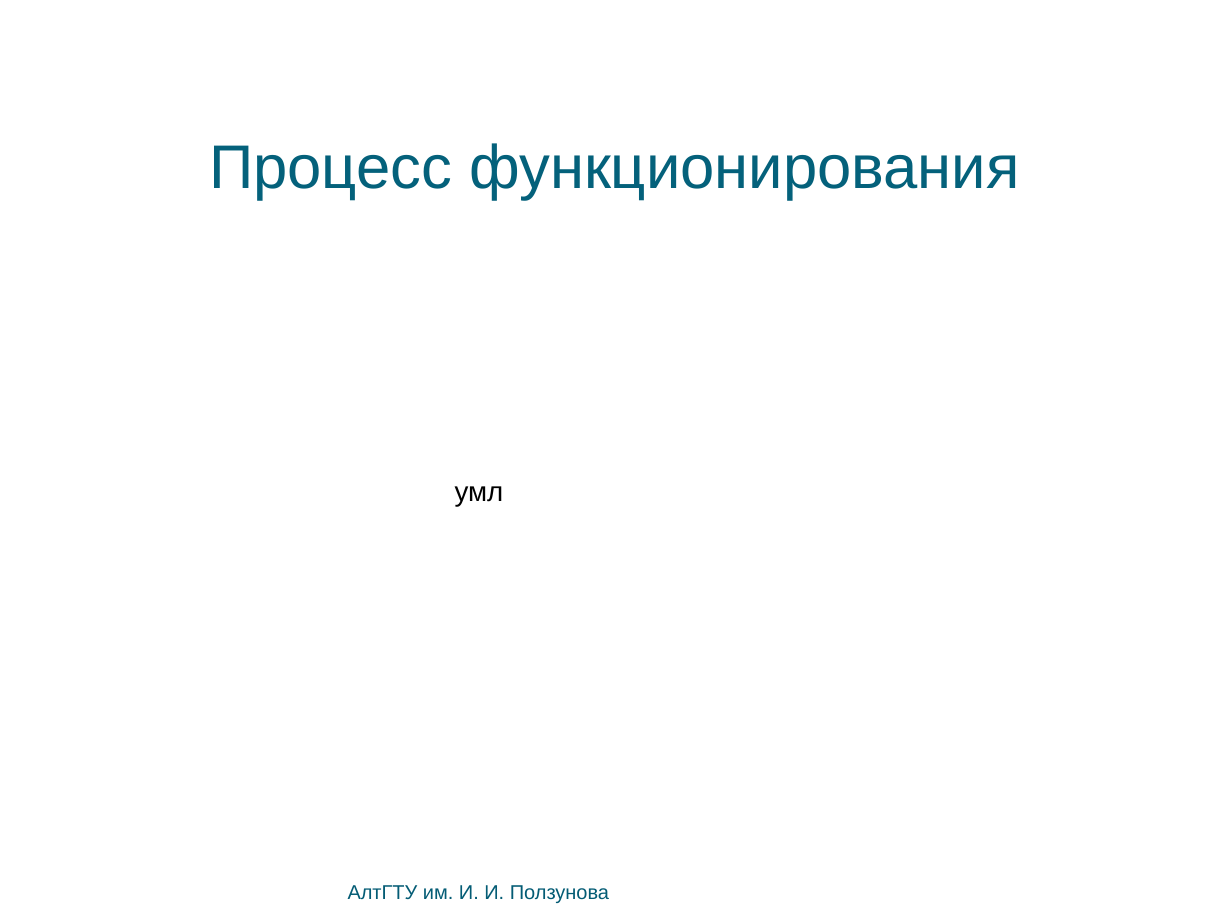
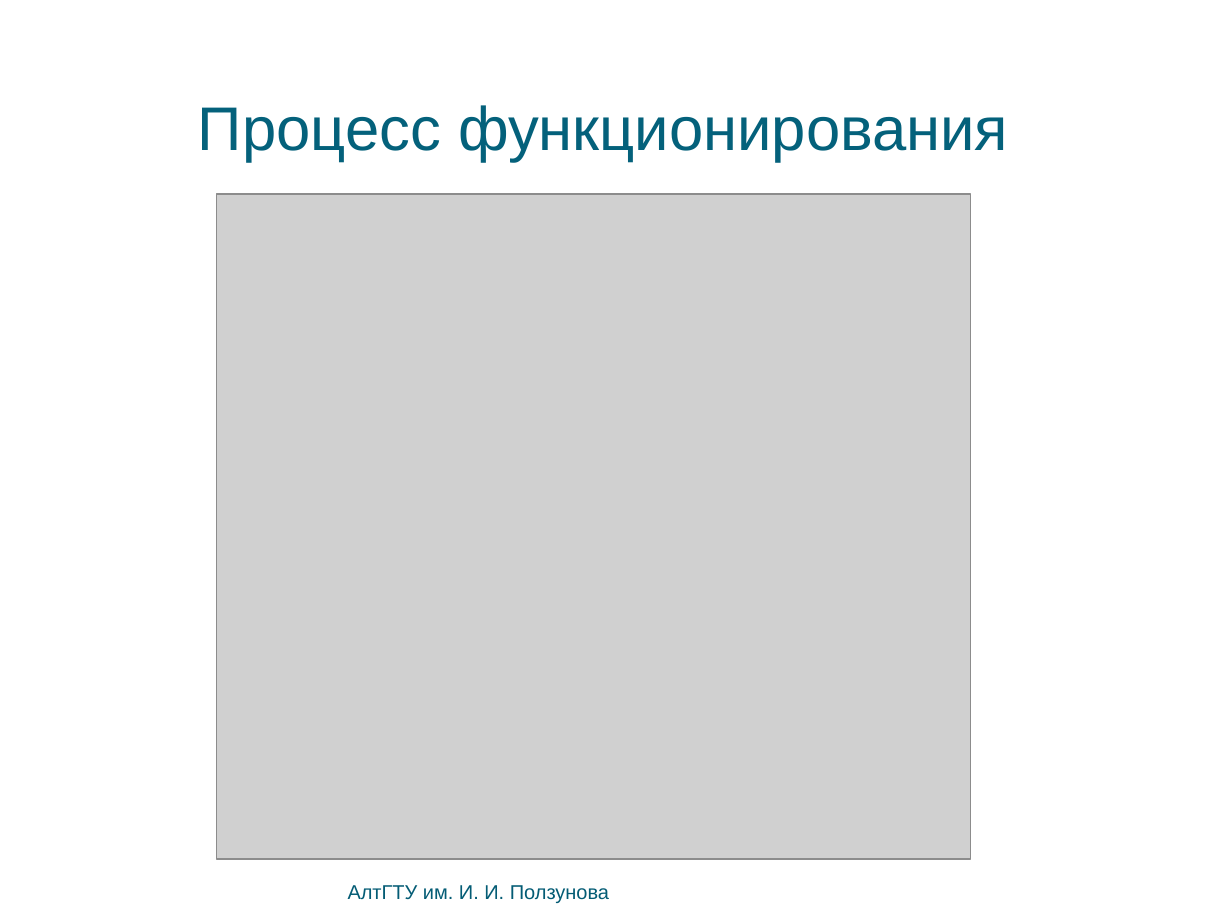
Before and after one commit to bluerain/snoopy, a slide deck: slide 5 of diploma/trunk/ppt/starovoitov.ppt. Drawn at 1232x924 pixels with LibreOffice and Linux fonts; fonts in the diff are those of the drawing; grey boxes stand for pictures; background and template pictures are left out. Boxes give left, top, right and bottom in pixels: in the first picture for what was removed or moved away, otherwise in the second. Text is boxed around its words. In the diff, an @@ line names an element or a change of style, - is before the commit and + after.

```diff
--- a/diploma/trunk/ppt/starovoitov.ppt
+++ b/diploma/trunk/ppt/starovoitov.ppt
@@ text "Процесс функционирования" moved from (x1=209, y1=143, x2=1019, y2=199) to (x1=198, y1=105, x2=1008, y2=162) @@
@@ picture added at (x1=216, y1=194, x2=970, y2=859) @@
@@ text removed at (x1=455, y1=486, x2=504, y2=506) @@
-умл
```
Also in this commit, not shown: 5 other slides changed, 3 other files.
